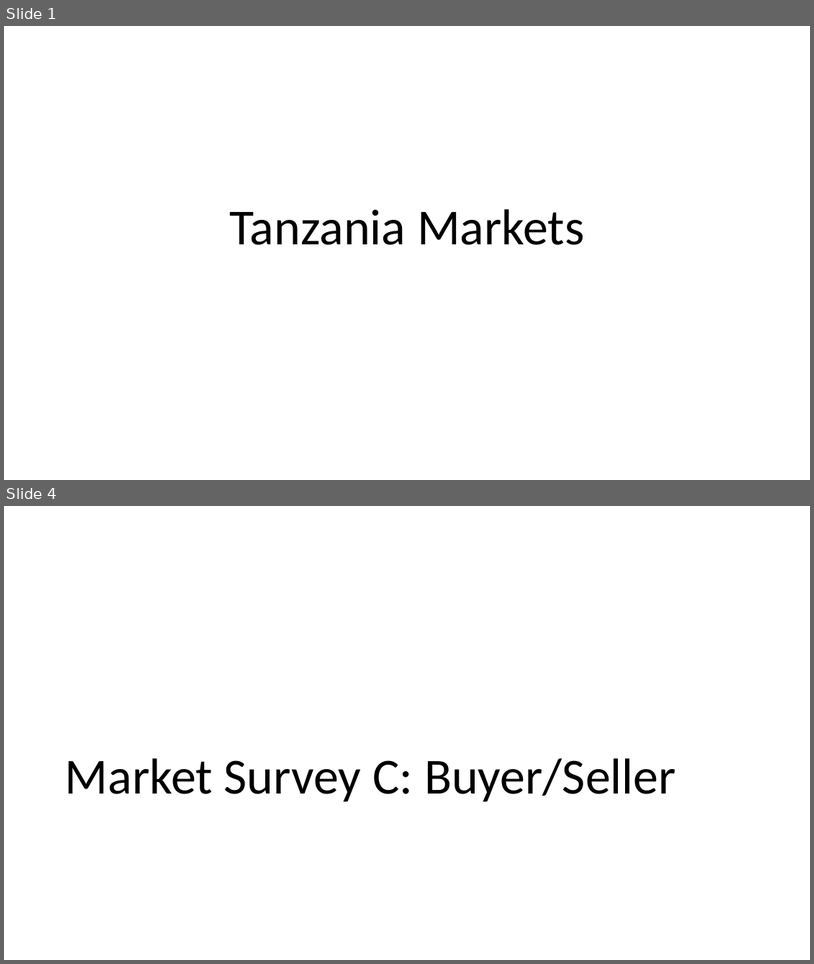
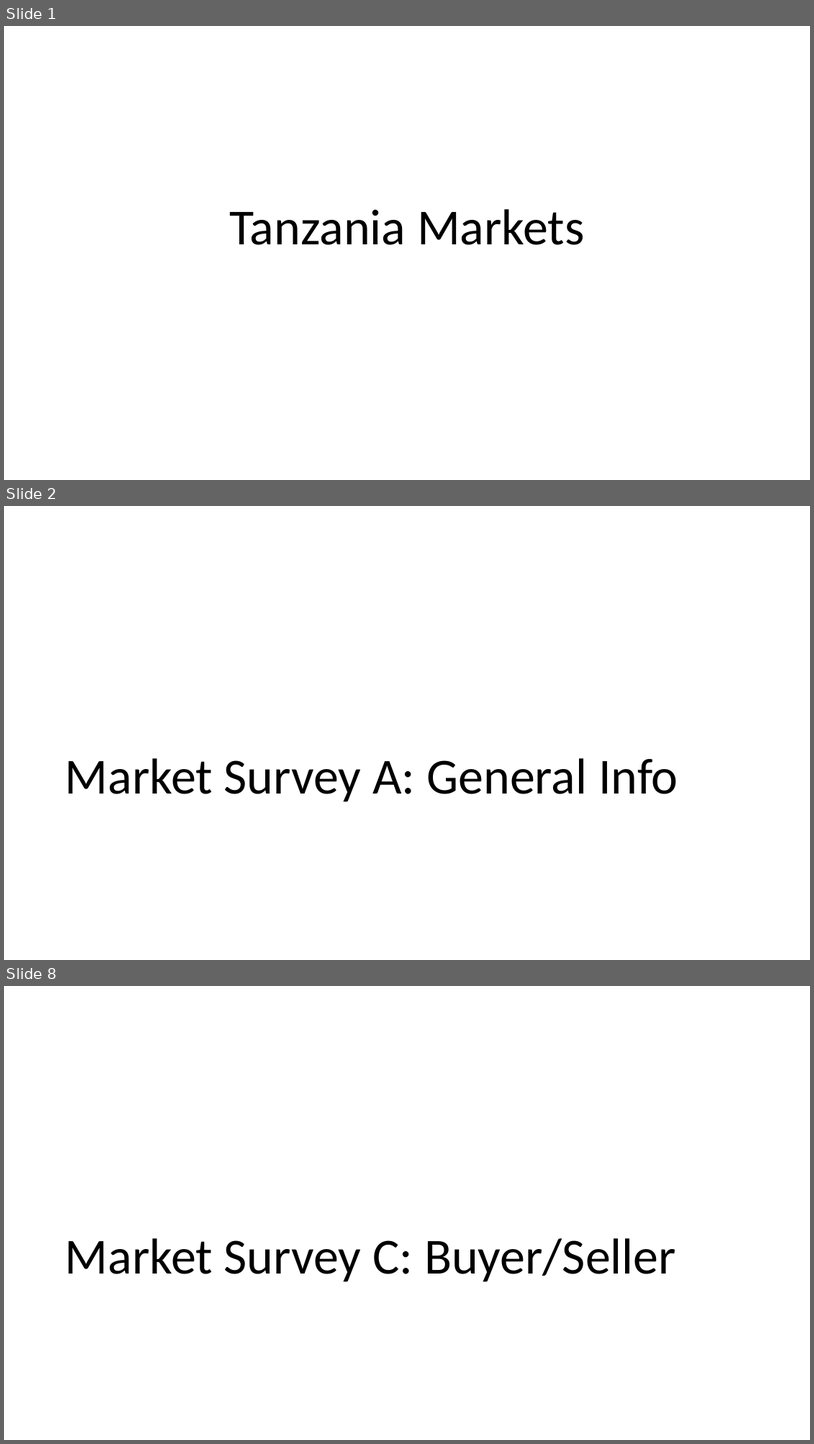
Before and after one commit to BethSavagar/Tanzania_markets, a slide deck: results-presentations/markets-descriptive-analysis.pptx. Shown one above the other, each under a label of ours: slides 1 and 4 before the commit, slides 1, 2 and 8 after it; the slides between them are not shown. The pictures are 814x964 and 814x1444 pixels, drawn with LibreOffice and Linux fonts; fonts in the diff are those of the drawing. Boxes give left, top, right and bottom in pixels: in the first picture for what was removed or moved away, otherwise in the second. Text is boxed around its words. In the diff, an @@ line names an element or a change of style, - is before the commit and + after.

```diff
--- a/results-presentations/markets-descriptive-analysis.pptx
+++ b/results-presentations/markets-descriptive-analysis.pptx
@@ slide 2 added at [4, 506, 810, 960], background #FFFFFF @@
@@ title added at [65, 758, 679, 802], 60 pt, text #000000 @@
+Market Survey A: General Info
@@ what was slide 4 is now slide 8 @@
```
Also in this commit, not shown: 1 slide changed, 4 other slides added, 1 slide removed, 1 other file.
